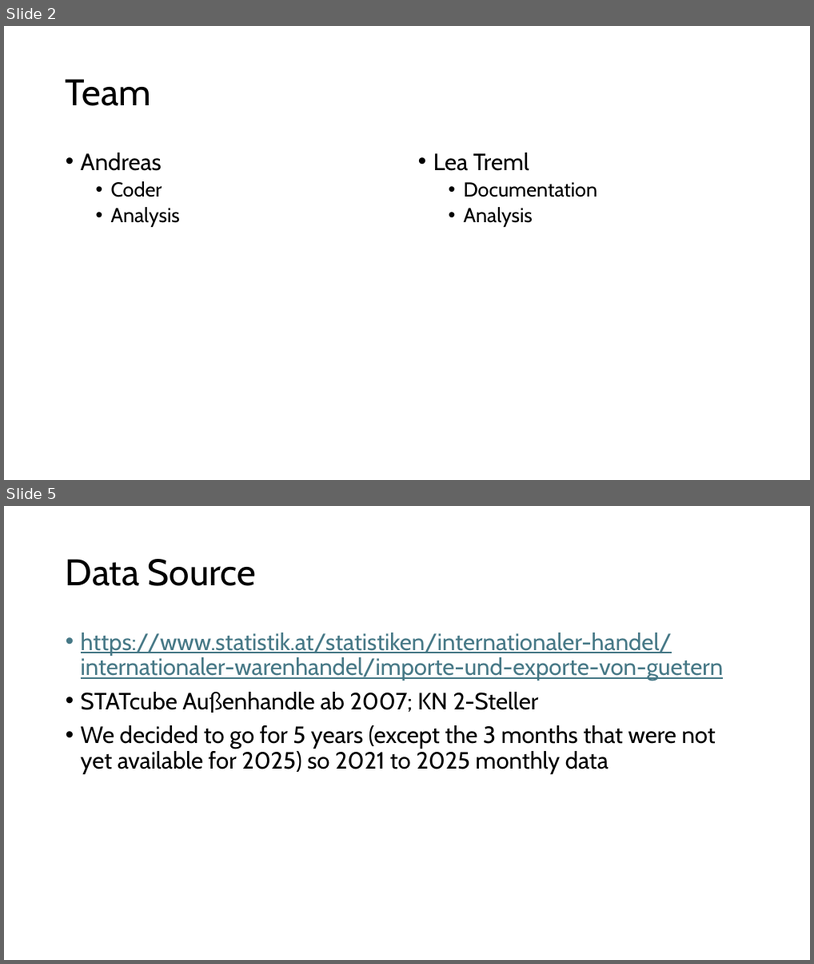
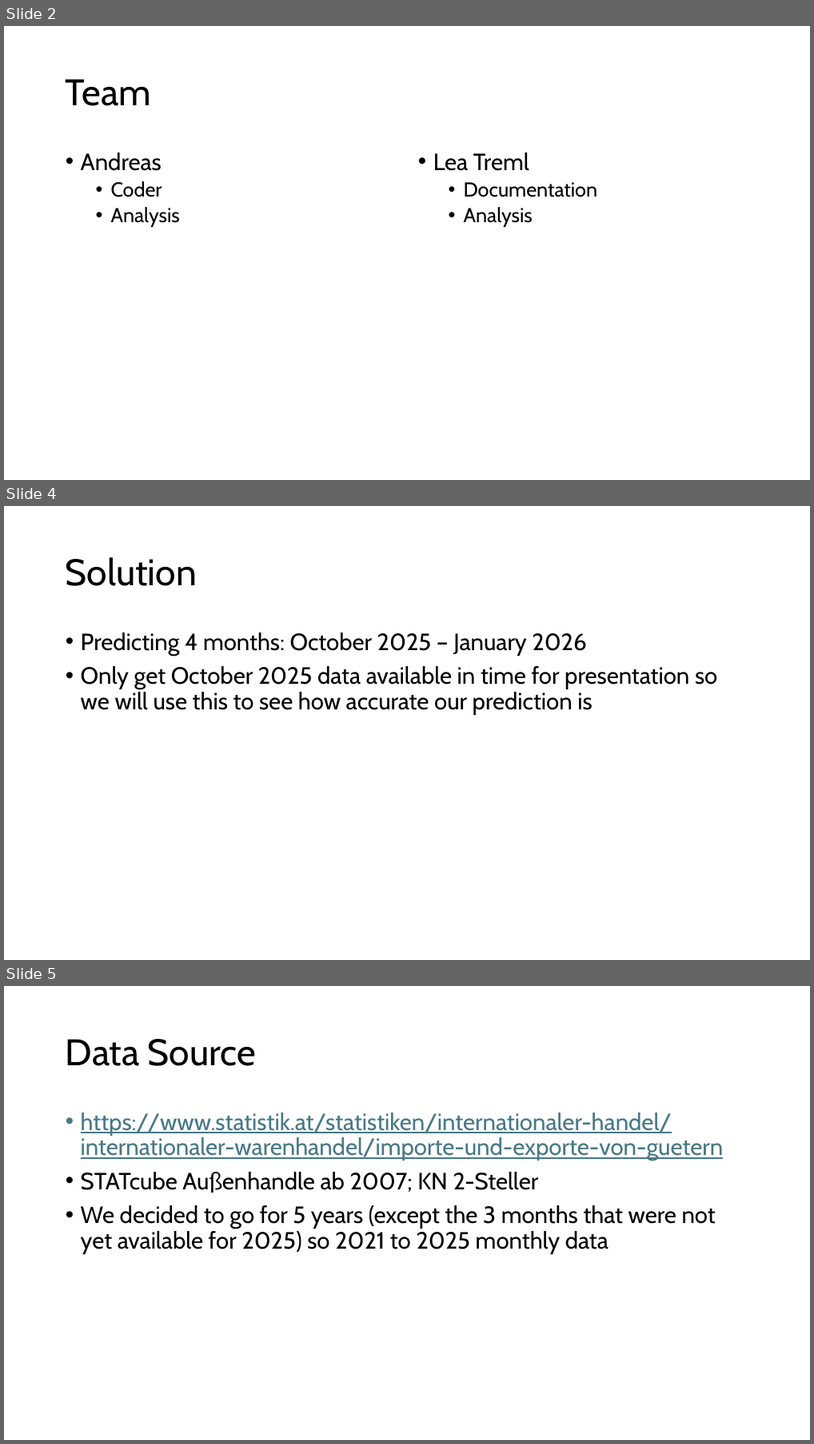
Before and after one commit to andreasranzmaier/TIS3-Fitzgerald, a slide deck: PitchDeck.pptx. Shown one above the other, each under a label of ours: slides 2 and 5 before the commit, slides 2, 4 and 5 after it; the slides between them are not shown. The pictures are 814x964 and 814x1444 pixels, drawn with LibreOffice and Linux fonts; fonts in the diff are those of the drawing. Boxes give left, top, right and bottom in pixels: in the first picture for what was removed or moved away, otherwise in the second. Text is boxed around its words. In the diff, an @@ line names an element or a change of style, - is before the commit and + after.

```diff
--- a/PitchDeck.pptx
+++ b/PitchDeck.pptx
@@ slide 4 added at (4,506,810,960), background #FFFFFF @@
@@ title added at (66,557,197,586), 44 pt, text #000000 @@
+Solution
@@ text added at (81,632,718,715), 28 pt, text #000000 @@
+• Predicting 4 months: October 2025 – January 2026
+• Only get October 2025 data available in time for presentation so we will use this to see how accurate our prediction is
```
Also in this commit, not shown: 1 slide changed, 1 slide removed, 3 other files.
